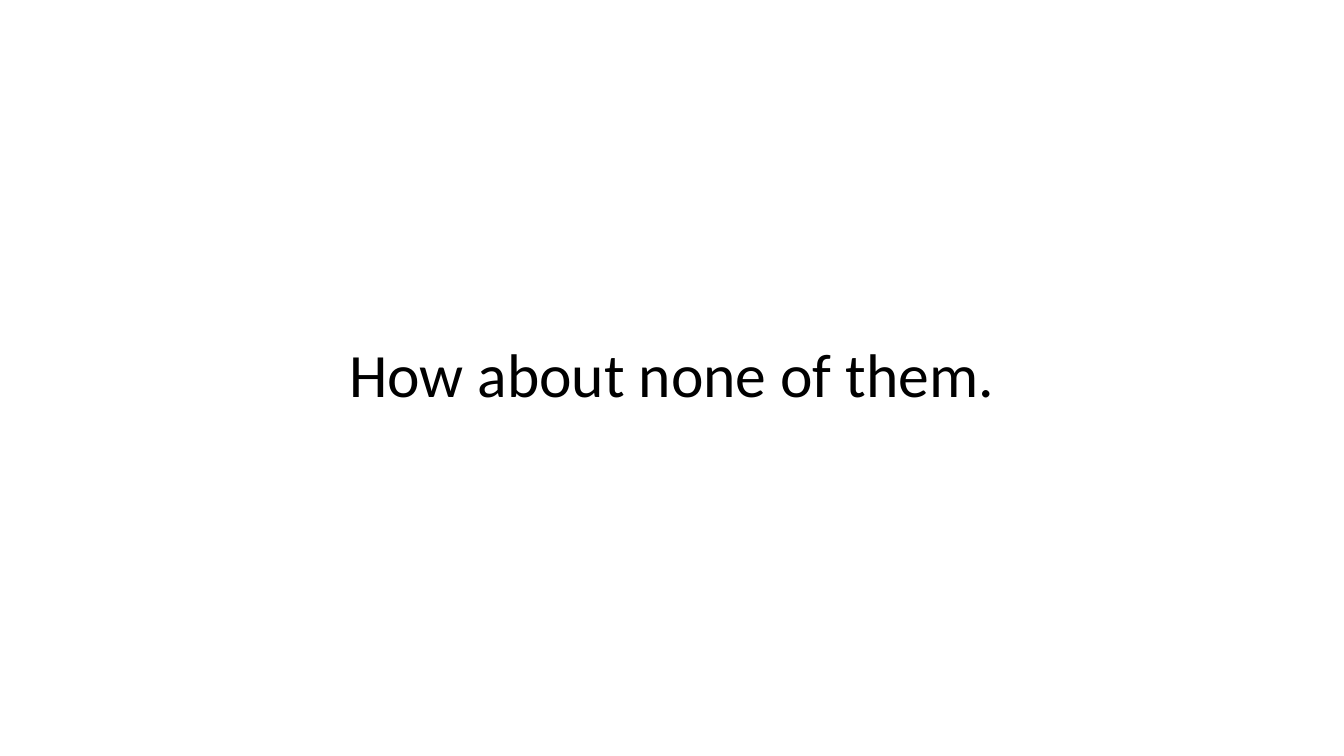
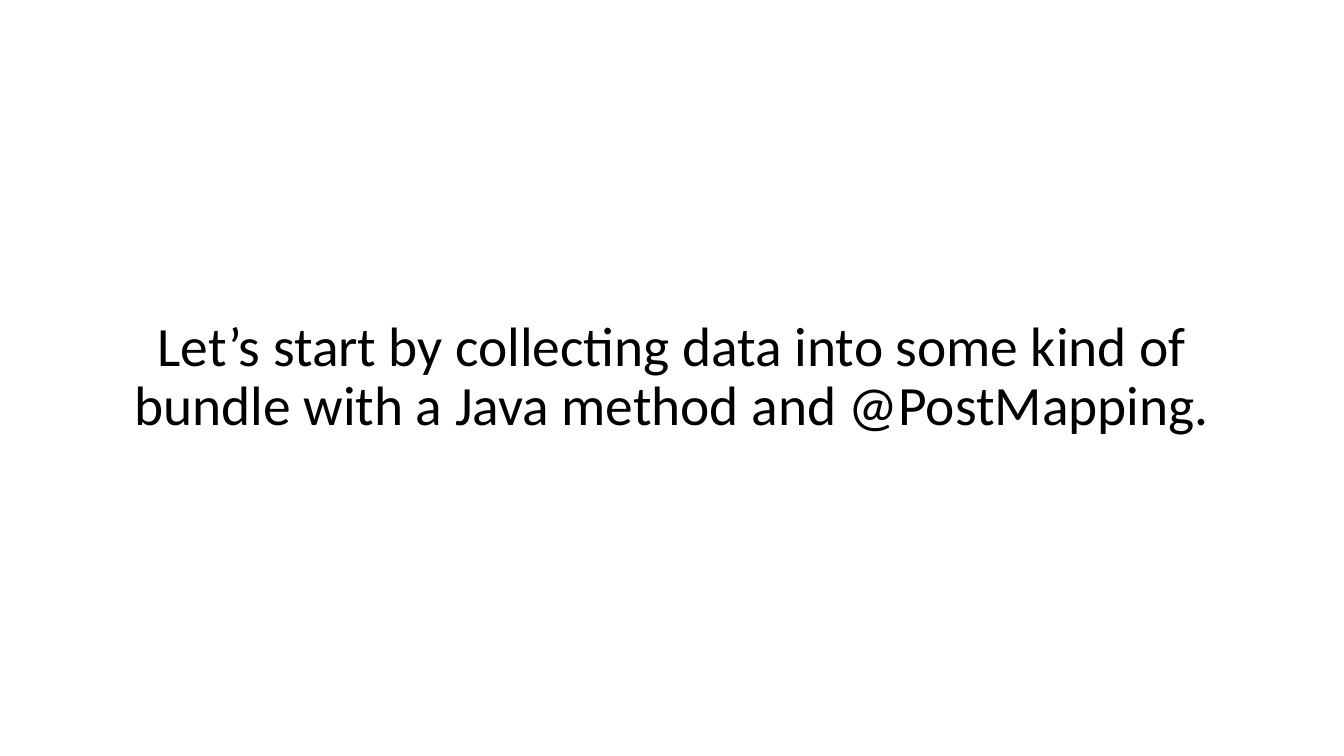
Before and after one commit to ryl/cybr406-2020, a slide deck: slide 30 of files/spring-boot-basics.pptx (slide 24 before the commit). Drawn at 1344x756 pixels with LibreOffice and Linux fonts; fonts in the diff are those of the drawing. Boxes give left, top, right and bottom in pixels: in the first picture for what was removed or moved away, otherwise in the second. Text is boxed around its words. In the diff, an @@ line names an element or a change of style, - is before the commit and + after.

```diff
--- a/files/spring-boot-basics.pptx
+++ b/files/spring-boot-basics.pptx
@@ title at (134,327,1209,435): text changed; size 44 to 39.6 pt @@
-How about none of them.
+Let’s start by collecting data into some kind of bundle with a Java method and @PostMapping.
```
Also in this commit, not shown: 9 slides added.
